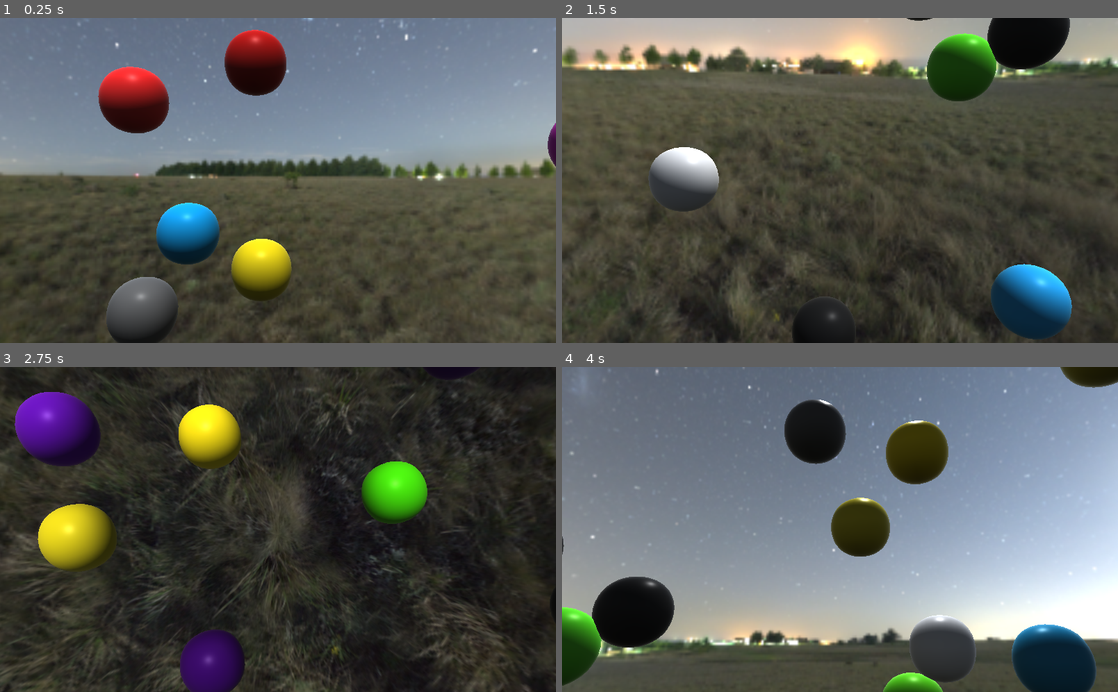
Above: before the commit, frames 1-4 (two rows, left to right).
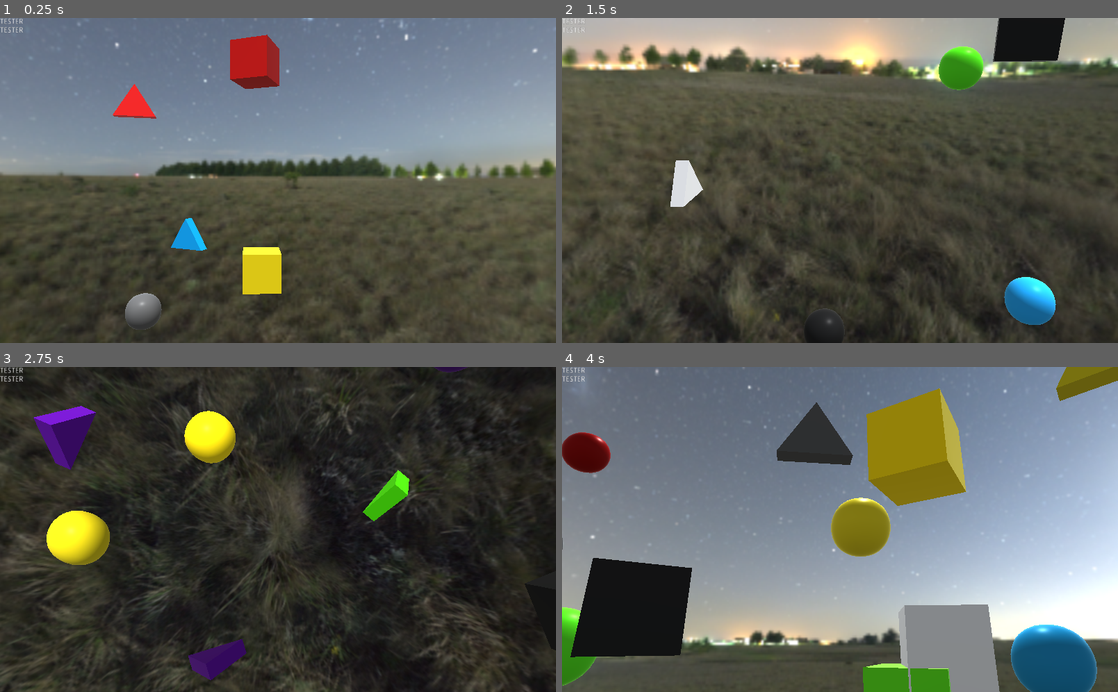
Above: after the commit, the same moments.

Repository: abcalceta/Ludum-Dare-46-Shape-Select-
Game: Godot game, scene res://World.tscn
Same seed, same stepped clock (60 frames per second), same inputs: the game is played once before the commit and once after it.
Inputs (mouse positions are in pixels of both pictures, inside the frame that each line leads up to):
- Up to frame 1 (0.25 s): no input
- Up to frame 2 (1.5 s): move the mouse to (962, 164) at 0.52 s; press the mouse at (962, 164) at 0.53 s; hold Right (right) 0.53-1.28 s; move the mouse to (728, 196) at 1.27 s; release the mouse at (728, 196) at 1.28 s; hold Down (down) from 1.28 s (still down); click (728, 196) at 1.35 s
- Up to frame 3 (2.75 s): move the mouse to (333, 458) at 2.02 s; release Down (down) at 2.03 s; press the mouse at (333, 458) at 2.03 s; hold Right (right) from 2.03 s (still down)
- Up to frame 4 (4 s): move the mouse to (812, 594) at 2.77 s; release Right (right) at 2.78 s; release the mouse at (812, 594) at 2.78 s; hold Up (up) 2.78-3.53 s; click (812, 594) at 2.85 s; move the mouse to (1006, 578) at 3.52 s; press the mouse at (1006, 578) at 3.53 s; hold Left (left) from 3.53 s (still down)

The runs differ from the first frame. In frame 1, 8.4% of the frame differs, in the area x 0-100%, y 0-100%; in frame 2, 7.0%; in frame 3, 8.9%; in frame 4, 21%.

Commit message:
added the shapes

Diff:
--- /dev/null
+++ b/Debug.tscn
@@ -0,0 +1,25 @@
+[gd_scene format=2]
+
+[node name="Debug" type="Control"]
+anchor_right = 1.0
+anchor_bottom = 1.0
+__meta__ = {
+"_edit_use_anchors_": false
+}
+
+[node name="Label" type="Label" parent="."]
+margin_right = 40.0
+margin_bottom = 14.0
+text = "TESTER"
+__meta__ = {
+"_edit_use_anchors_": false
+}
+
+[node name="Label2" type="Label" parent="."]
+margin_top = 16.0
+margin_right = 43.0
+margin_bottom = 30.0
+text = "TESTER"
+__meta__ = {
+"_edit_use_anchors_": false
+}
--- /dev/null
+++ b/ItemScenes/Cube.tscn
@@ -0,0 +1,21 @@
+[gd_scene load_steps=6 format=2]
+
+[ext_resource path="res://Object.tscn" type="PackedScene" id=1]
+[ext_resource path="res://Assets/Items/cube.gltf" type="PackedScene" id=2]
+[ext_resource path="res://Assets/Items/Material.material" type="Material" id=3]
+[ext_resource path="res://Scripts/Cube.gd" type="Script" id=4]
+
+[sub_resource type="BoxShape" id=1]
+
+[node name="Cube" instance=ExtResource( 1 )]
+script = ExtResource( 4 )
+
+[node name="cube" parent="." index="0" instance=ExtResource( 2 )]
+
+[node name="Cube" parent="cube" index="0"]
+material/0 = ExtResource( 3 )
+
+[node name="CollisionShape" type="CollisionShape" parent="StaticBody" index="0"]
+shape = SubResource( 1 )
+
+[editable path="cube"]
--- a/ItemScenes/Sphere.tscn
+++ b/ItemScenes/Sphere.tscn
@@ -1,13 +1,19 @@
-[gd_scene load_steps=4 format=2]
+[gd_scene load_steps=6 format=2]
 
 [ext_resource path="res://Object.tscn" type="PackedScene" id=1]
 [ext_resource path="res://Assets/Items/sphere.gltf" type="PackedScene" id=2]
+[ext_resource path="res://Assets/Items/Material.material" type="Material" id=3]
+[ext_resource path="res://Scripts/Sphere.gd" type="Script" id=4]
 
 [sub_resource type="SphereShape" id=1]
 
 [node name="Sphere" instance=ExtResource( 1 )]
+script = ExtResource( 4 )
 
 [node name="sphere" parent="." index="0" instance=ExtResource( 2 )]
+
+[node name="Sphere" parent="sphere" index="0"]
+material/0 = ExtResource( 3 )
 
 [node name="CollisionShape" type="CollisionShape" parent="StaticBody" index="0"]
 shape = SubResource( 1 )
--- /dev/null
+++ b/ItemScenes/Triangle.tscn
@@ -0,0 +1,22 @@
+[gd_scene load_steps=6 format=2]
+
+[ext_resource path="res://Object.tscn" type="PackedScene" id=1]
+[ext_resource path="res://Assets/Items/triangle.gltf" type="PackedScene" id=2]
+[ext_resource path="res://Assets/Items/Material.material" type="Material" id=3]
+[ext_resource path="res://Scripts/Triangle.gd" type="Script" id=4]
+
+[sub_resource type="BoxShape" id=1]
+extents = Vector3( 0.946529, 0.842756, 0.239887 )
+
+[node name="Triangle" instance=ExtResource( 1 )]
+script = ExtResource( 4 )
+
+[node name="triangle" parent="." index="0" instance=ExtResource( 2 )]
+
+[node name="Triangle" parent="triangle" index="0"]
+material/0 = ExtResource( 3 )
+
+[node name="CollisionShape" type="CollisionShape" parent="StaticBody" index="0"]
+shape = SubResource( 1 )
+
+[editable path="triangle"]
--- a/Scripts/CameraRig.gd
+++ b/Scripts/CameraRig.gd
@@ -59,7 +59,7 @@
 	velY = lerp(velY, 0, slowDown*delta)
 	$Outer.rotate_y(velY)
 	velX = lerp(velX, 0, slowDown*delta)
-	print($Outer/Inner.rotation_degrees.x)
+	#print($Outer/Inner.rotation_degrees.x)
 	if $Outer/Inner.rotation_degrees.x <= 90:
 		if $Outer/Inner.rotation_degrees.x <= -90:
 			velX = 0
--- /dev/null
+++ b/Scripts/Cube.gd
@@ -0,0 +1,16 @@
+extends "res://Scripts/Object.gd"
+
+
+# Declare member variables here. Examples:
+# var a = 2
+# var b = "text"
+
+# Called when the node enters the scene tree for the first time.
+func _ready():
+	type = "cube"
+	pass # Replace with function body.
+
+
+# Called every frame. 'delta' is the elapsed time since the previous frame.
+#func _process(delta):
+#	pass
--- a/Scripts/Object.gd
+++ b/Scripts/Object.gd
@@ -10,14 +10,31 @@
 var type = "sphere"
 var material = null
 
+var camGlobalPos = Vector3(0,0,0)
+var forwardVel = 0.5
+
+var MAX_SPEED = 3.5
+var MIN_SPEED = -10
+
+var jerkBackSpeed = -15
+var distance = 0
+
+var ROTSPEED = 5
+
+
 # Called when the node enters the scene tree for the first time.
 func _ready():
+
+	ROTSPEED = rand_range(-2,2)
+
+	jerkBackSpeed = rand_range(-25, -12)
 	colorName = globals.getRandomColorName()
 	colorColor = globals.getColorFromName(colorName)
 
 	#$StaticBody/CollisionShape/mesh.material.duplicate()
 	var mesh = get_child(0).get_child(0)
-	material = mesh.mesh.surface_get_material(0).duplicate()
+	#print(mesh.name)
+	material = mesh.get("material/0").duplicate()
 	material.set("albedo_color", Color(colorColor))
 	mesh.set("material/0", material)
 
@@ -25,5 +42,27 @@
 
 
 # Called every frame. 'delta' is the elapsed time since the previous frame.
-#func _process(delta):
-#	pass
+func _process(delta):
+
+	get_child(0).rotate_y(delta*ROTSPEED)
+
+	pass
+
+
+
+func moveForward(delta):
+	var direction = -(global_transform.origin - camGlobalPos).normalized()
+	distance = (global_transform.origin).distance_to(camGlobalPos)
+	#print(distance)
+
+	var speed = distance
+	#get_parent().get_parent().get_node("CanvasLayer/Debug/Label").text = str("Speed: ", speed)
+	#get_parent().get_parent().get_node("CanvasLayer/Debug/Label2").text = str("Distance: ", distance)
+
+	translate(direction*delta*forwardVel)
+	forwardVel += speed*delta
+	forwardVel = clamp(forwardVel, MIN_SPEED, MAX_SPEED*distance*0.05)
+
+func jerkBack():
+	forwardVel += jerkBackSpeed
+	return distance-(jerkBackSpeed/2)
--- a/Scripts/ShapeSpawner.gd
+++ b/Scripts/ShapeSpawner.gd
@@ -4,12 +4,23 @@
 # Declare member variables here. Examples:
 # var a = 2
 # var b = "text"
-var distance = 10
+var distance = 20
+var listOfPos = []
+var shapes = []
+const SPEED = 0.8
+const backSpeed = -8
+
+var forwardVel = 0
+
+
+var maxDistance = distance
 
 # Called when the node enters the scene tree for the first time.
 func _ready():
 	for x in range(50):
-		spawnShape()
+		spawnShape(distance)
+
+	set_physics_process(1)
 	pass # Replace with function body.
 
 
@@ -17,18 +28,68 @@
 #func _process(delta):
 #	pass
 
-func spawnShape():
-	var shape = load("res://ItemScenes/Sphere.tscn")
+func _physics_process(delta):
+	for shape in shapes:
+		shape.moveForward(delta)
+
+func jerkBackAll():
+	maxDistance = 0
+	for shape in shapes:
+		var temp = shape.jerkBack()
+		if maxDistance < temp:
+			maxDistance = temp
+
+func spawnShape(dist):
+	var shapeNames = ["res://ItemScenes/Sphere.tscn",
+					"res://ItemScenes/Triangle.tscn",
+					"res://ItemScenes/Cube.tscn"]
+
+	var shape = load(shapeNames[randi()%len(shapeNames)])
 	var s = shape.instance()
-	s = placeShape(s, distance)
+	s = placeShape(s, dist)
 	add_child(s)
+	shapes.append(s)
 	pass
 
 func placeShape(shape, distanceFromCenter):
 	var randNum = rand_range(PI*-2, PI*2)
 	var y = rand_range(-1, 1)
 	var r = sqrt(1-y*y)
-	var x = r* sin(randNum)
-	var z = r* cos(randNum)
-	shape.translation = distanceFromCenter*Vector3(x, y, z)
+	var x = r * sin(randNum)
+	var z = r * cos(randNum)
+
+	var step = 5
+
+	var temp = distanceFromCenter*Vector3(x, y, z)
+
+	temp = Vector3(stepify(temp.x, step), stepify(temp.y, step), stepify(temp.z, step))
+
+	while true:
+		if listOfPos.find(temp)==-1:
+			shape.translation = distanceFromCenter*Vector3(x, y, z)
+			break
+		else:
+			print("repeater")
+			randNum = rand_range(PI*-2, PI*2)
+			y = rand_range(-1, 1)
+			r = sqrt(1-y*y)
+			x = r * sin(randNum)
+			z = r * cos(randNum)
+			temp = distanceFromCenter*Vector3(x, y, z)
+			temp = Vector3(stepify(temp.x, 2), stepify(temp.y, 2), stepify(temp.z, 2))
+
+
 	return shape
+
+
+
+
+
+
+func _on_spawnTimer_timeout():
+	for x in range(5):
+		spawnShape(maxDistance)
+
+func _on_rampUpSpeed_timeout():
+	for shape in shapes:
+		shape.MAX_SPEED += 0.01
--- /dev/null
+++ b/Scripts/Sphere.gd
@@ -0,0 +1,17 @@
+extends "res://Scripts/Object.gd"
+
+
+# Declare member variables here. Examples:
+# var a = 2
+# var b = "text"
+
+
+# Called when the node enters the scene tree for the first time.
+func _ready():
+	type = "sphere"
+	pass # Replace with function body.
+
+
+# Called every frame. 'delta' is the elapsed time since the previous frame.
+#func _process(delta):
+#	pass
--- /dev/null
+++ b/Scripts/Triangle.gd
@@ -0,0 +1,17 @@
+extends "res://Scripts/Object.gd"
+
+
+# Declare member variables here. Examples:
+# var a = 2
+# var b = "text"
+
+
+# Called when the node enters the scene tree for the first time.
+func _ready():
+	type = "triangle"
+	pass # Replace with function body.
+
+
+# Called every frame. 'delta' is the elapsed time since the previous frame.
+#func _process(delta):
+#	pass
--- a/Scripts/World.gd
+++ b/Scripts/World.gd
@@ -5,10 +5,13 @@
 # var a = 2
 # var b = "text"
 
+var criteriaColor = "red"
+var criteriaType = "sphere"
 
 # Called when the node enters the scene tree for the first time.
 func _ready():
 	#Input.set_mouse_mode(Input.MOUSE_MODE_CAPTURED)
+	set_physics_process(1)
 	pass # Replace with function body.
 
 
@@ -18,3 +21,17 @@
 		get_tree().quit()
 	if Input.is_action_just_pressed("restart"):
 		get_tree().reload_current_scene()
+
+func _physics_process(delta):
+	if $CameraRig.selectedObject !=null and Input.is_action_just_pressed("click"):
+		var object = $CameraRig.selectedObject.get_parent()
+		if checkIfMatch(object):
+			$ShapeSpawner.jerkBackAll()
+
+func checkIfMatch(object):
+	var A = criteriaColor == object.colorName
+	var B = criteriaType == object.type
+	if A or B:
+		return true
+	else:
+		return false
--- a/Scripts/globals.gd
+++ b/Scripts/globals.gd
@@ -43,7 +43,7 @@
 	var colorMax = ( (degrees+5) - (0) ) / (360.0 - (0))
 
 	var colorRange = rand_range(colorMin, colorMax)
-	print(degrees, " ", colorMin, colorMax, colorRange)
+	#print(degrees, " ", colorMin, colorMax, colorRange)
 	var hue = colorRange
 
 
--- a/ShapeSpawner.tscn
+++ b/ShapeSpawner.tscn
@@ -4,3 +4,14 @@
 
 [node name="ShapeSpawner" type="Spatial"]
 script = ExtResource( 1 )
+
+[node name="rampUpSpeed" type="Timer" parent="."]
+wait_time = 2.0
+autostart = true
+
+[node name="spawnTimer" type="Timer" parent="."]
+process_mode = 0
+wait_time = 1.8
+autostart = true
+[connection signal="timeout" from="rampUpSpeed" to="." method="_on_rampUpSpeed_timeout"]
+[connection signal="timeout" from="spawnTimer" to="." method="_on_spawnTimer_timeout"]
--- a/World.tscn
+++ b/World.tscn
@@ -1,22 +1,33 @@
-[gd_scene load_steps=7 format=2]
+[gd_scene load_steps=8 format=2]
 
 [ext_resource path="res://Assets/kloppenheim_02_1k (1).hdr" type="Texture" id=1]
 [ext_resource path="res://CameraRig.tscn" type="PackedScene" id=2]
 [ext_resource path="res://Scripts/World.gd" type="Script" id=3]
 [ext_resource path="res://ShapeSpawner.tscn" type="PackedScene" id=4]
+[ext_resource path="res://Debug.tscn" type="PackedScene" id=5]
 
-[sub_resource type="PanoramaSky" id=3]
+[sub_resource type="PanoramaSky" id=1]
 panorama = ExtResource( 1 )
 
 [sub_resource type="Environment" id=2]
 background_mode = 2
-background_sky = SubResource( 3 )
+background_sky = SubResource( 1 )
 background_color = Color( 0.858824, 0.858824, 0.858824, 1 )
 ambient_light_color = Color( 1, 1, 1, 1 )
-ambient_light_energy = 0.5
+ambient_light_energy = 0.8
+ambient_light_sky_contribution = 0.5
+dof_blur_far_enabled = true
+dof_blur_far_distance = 30.0
+dof_blur_far_transition = 10.0
+dof_blur_far_amount = 0.05
+dof_blur_far_quality = 2
 
 [node name="World" type="Spatial"]
 script = ExtResource( 3 )
+
+[node name="CanvasLayer" type="CanvasLayer" parent="."]
+
+[node name="Debug" parent="CanvasLayer" instance=ExtResource( 5 )]
 
 [node name="WorldEnvironment" type="WorldEnvironment" parent="."]
 environment = SubResource( 2 )
Not shown, added: Assets/Items/cube.gltf
Not shown, added: Assets/Items/cube.gltf.import
Not shown, changed: Assets/Items/sphere.gltf
Not shown, added: Assets/Items/triangle.gltf
Not shown, added: Assets/Items/triangle.gltf.import
